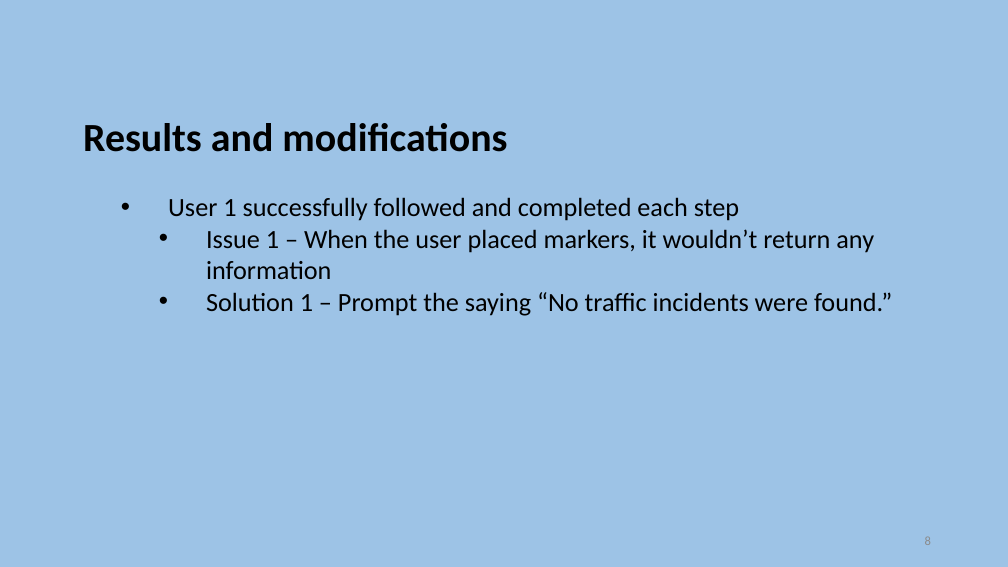
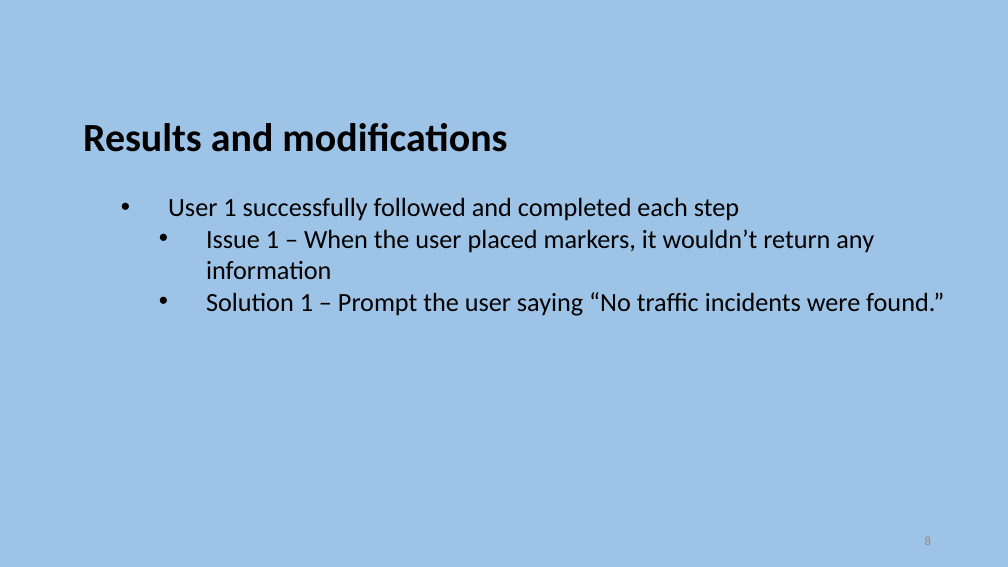
Before and after one commit to szetko/course-materials, a slide deck: slide 8 of Mobile/Week 12/S1. User Testing and QR Code Reader.pptx. Drawn at 1008x567 pixels with LibreOffice and Linux fonts; fonts in the diff are those of the drawing. Boxes give left, top, right and bottom in pixels: in the first picture for what was removed or moved away, otherwise in the second. Text is boxed around its words. In the diff, an @@ line names an element or a change of style, - is before the commit and + after.

```diff
--- a/Mobile/Week 12/S1. User Testing and QR Code Reader.pptx
+++ b/Mobile/Week 12/S1. User Testing and QR Code Reader.pptx
@@ text at box(206, 292, 944, 316): text changed @@
-        • Solution 1 – Prompt the saying “No traffic incidents were found.”
+        • Solution 1 – Prompt the user saying “No traffic incidents were found.”
```
Also in this commit, not shown: 1 other slide changed, 4 other files.
